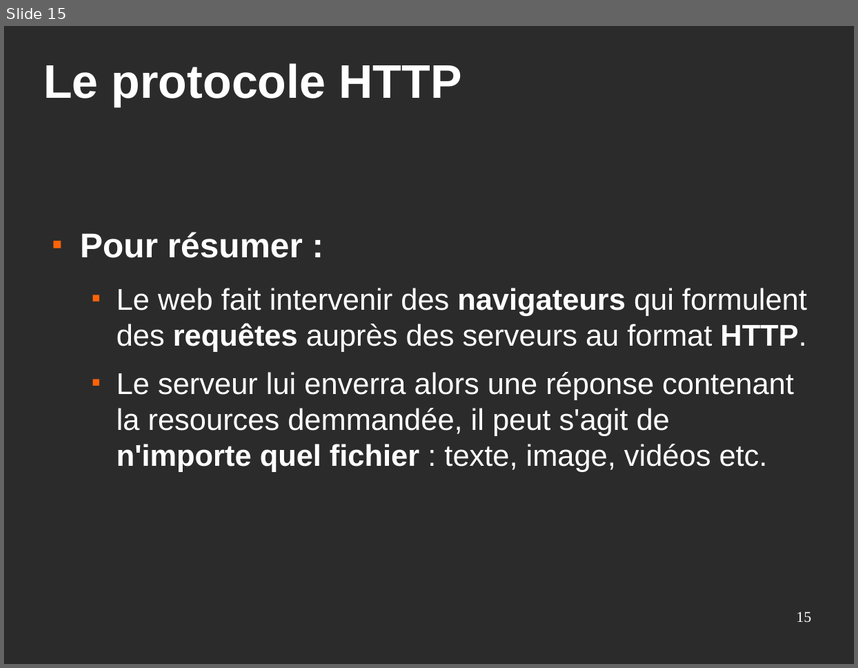
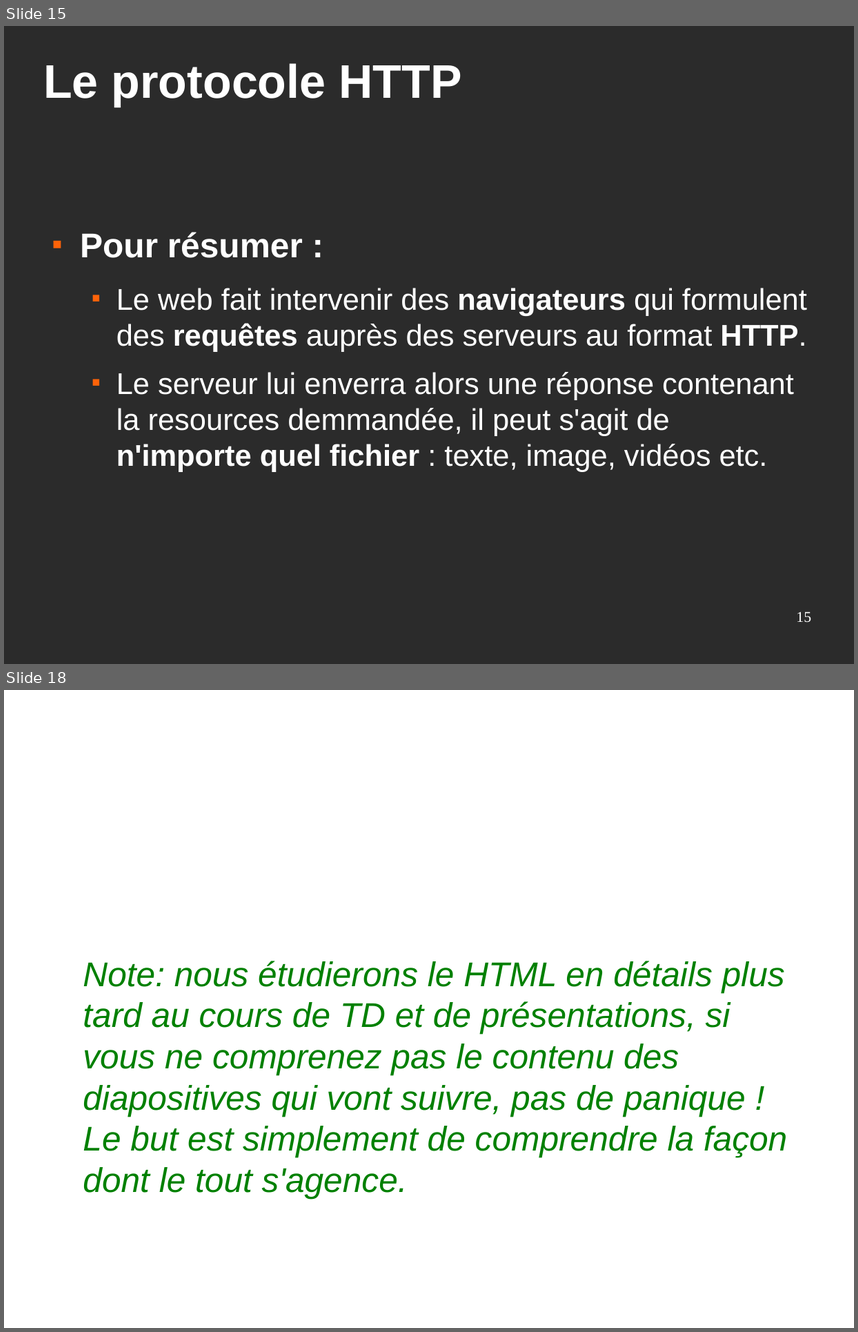
Before and after one commit to Eirbware/Formation, a slide deck: presentations/fondements.odp. Shown one above the other, each under a label of ours: slide 15 before the commit, slides 15 and 18 after it; the slides between them are not shown. The pictures are 858x668 and 858x1332 pixels, drawn with LibreOffice and Linux fonts; fonts in the diff are those of the drawing; background and template pictures are left out; a plain dark background stands for a picture behind light text. Boxes give left, top, right and bottom in pixels: in the first picture for what was removed or moved away, otherwise in the second. Text is boxed around its words. In the diff, an @@ line names an element or a change of style, - is before the commit and + after.

```diff
--- a/presentations/fondements.odp
+++ b/presentations/fondements.odp
@@ slide 18 added at bbox=[4, 690, 854, 1328], background picture (left out) @@
@@ text added at bbox=[83, 960, 787, 1198], 32 pt, text #008000, italic @@
+Note: nous étudierons le HTML en détails plus tard au cours de TD et de présentations, si vous ne comprenez pas le contenu des diapositives qui vont suivre, pas de panique !
+Le but est simplement de comprendre la façon dont le tout s'agence.
@@ title added at bbox=[428, 961, 557, 987], 44 pt, text #FFFFFF, bold @@
+II – Le langage HTML
@@ page number added at bbox=[613, 1271, 812, 1315], 14 pt, text #FFFFFF @@
+18
```
Also in this commit, not shown: 3 slides changed, 13 other slides added.
